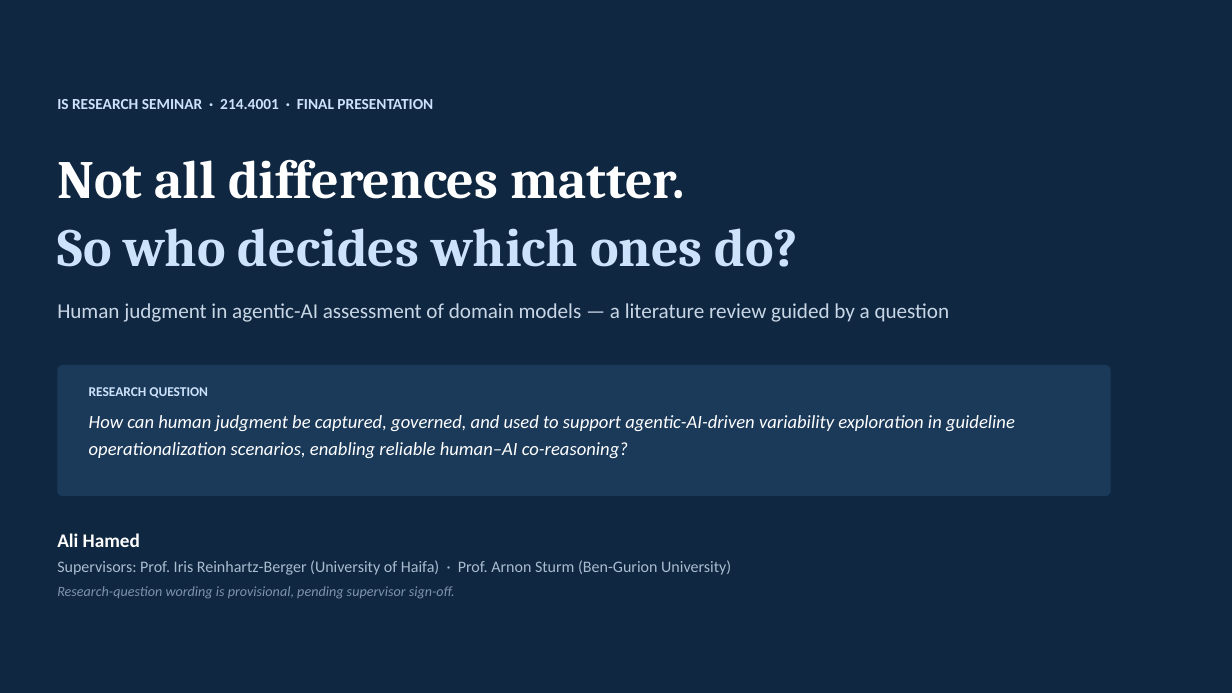
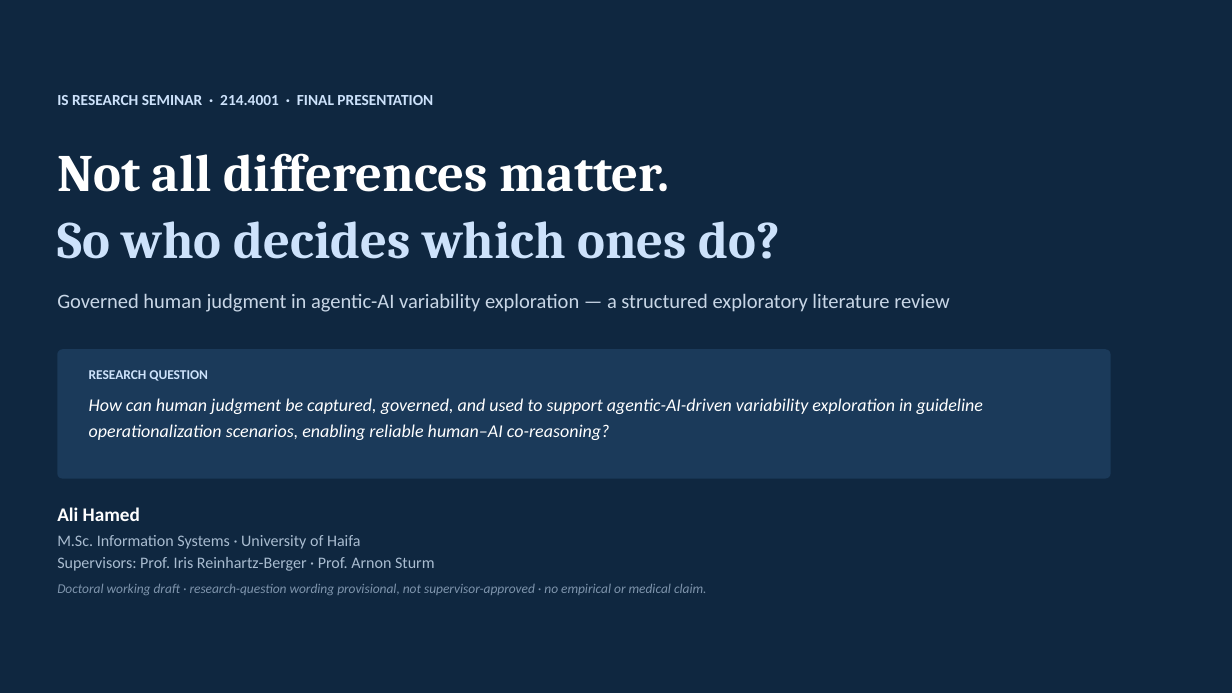
Before and after one commit to AliHamed17/vego-ai-research, a slide deck: slide 1 of outputs/course-presentation/VEGO-AI - IS Research Seminar - Final Presentation.pptx. Drawn at 1232x693 pixels with LibreOffice and Linux fonts; fonts in the diff are those of the drawing. Boxes give left, top, right and bottom in pixels: in the first picture for what was removed or moved away, otherwise in the second. Text is boxed around its words. In the diff, an @@ line names an element or a change of style, - is before the commit and + after.

```diff
--- a/outputs/course-presentation/VEGO-AI - IS Research Seminar - Final Presentation.pptx
+++ b/outputs/course-presentation/VEGO-AI - IS Research Seminar - Final Presentation.pptx
@@ text "IS RESEARCH SEMINAR · 214.4001 ...": place and size @@
-text "IS RESEARCH SEMINAR · 214.4001 ..." at (57,99,433,109)
+text "IS RESEARCH SEMINAR · 214.4001 ..." at (57,95,433,105)
@@ text "Not all differences matter." at (57,153,781,259): size 42 to 41 pt @@
@@ text at (57,293,950,312): text changed; size 16.5 to 16 pt @@
-Human judgment in agentic-AI assessment of domain models — a literature review guided by a question
+Governed human judgment in agentic-AI variability exploration — a structured exploratory literature review
@@ rounded rectangle: place and size @@
-rounded rectangle at (57,365,1111,496)
+rounded rectangle at (57,349,1111,479)
@@ text "RESEARCH QUESTION": place and size @@
-text "RESEARCH QUESTION" at (89,387,1015,458)
+text "RESEARCH QUESTION" at (89,370,984,440)
@@ text at (89,398,984,440): size 14.5 to 14 pt @@
@@ text "Ali Hamed": place and size @@
-text "Ali Hamed" at (57,533,731,599)
+text "Ali Hamed" at (57,507,707,595)
@@ text at (57,535,707,595): text changed; size 12.5 to 10.5 pt; text colour #A9BCD0 to #7E94AC; italic on @@
-Supervisors: Prof. Iris Reinhartz-Berger (University of Haifa) · Prof. Arnon Sturm (Ben-Gurion University)
-Research-question wording is provisional, pending supervisor sign-off.
+M.Sc. Information Systems · University of Haifa
+Supervisors: Prof. Iris Reinhartz-Berger · Prof. Arnon Sturm
+Doctoral working draft · research-question wording provisional, not supervisor-approved · no empirical or medical claim.
```
Also in this commit, not shown: 6 other slides changed, 13 slides added, 11 slides removed, 28 other files.
